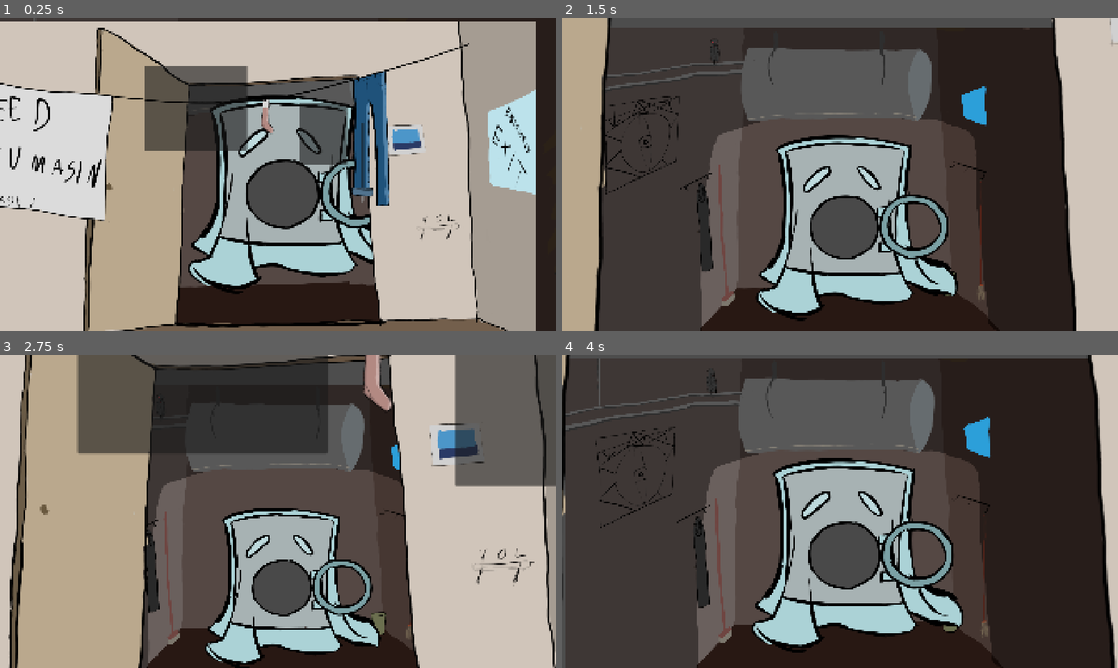
Above: before the commit, frames 1-4 (two rows, left to right).
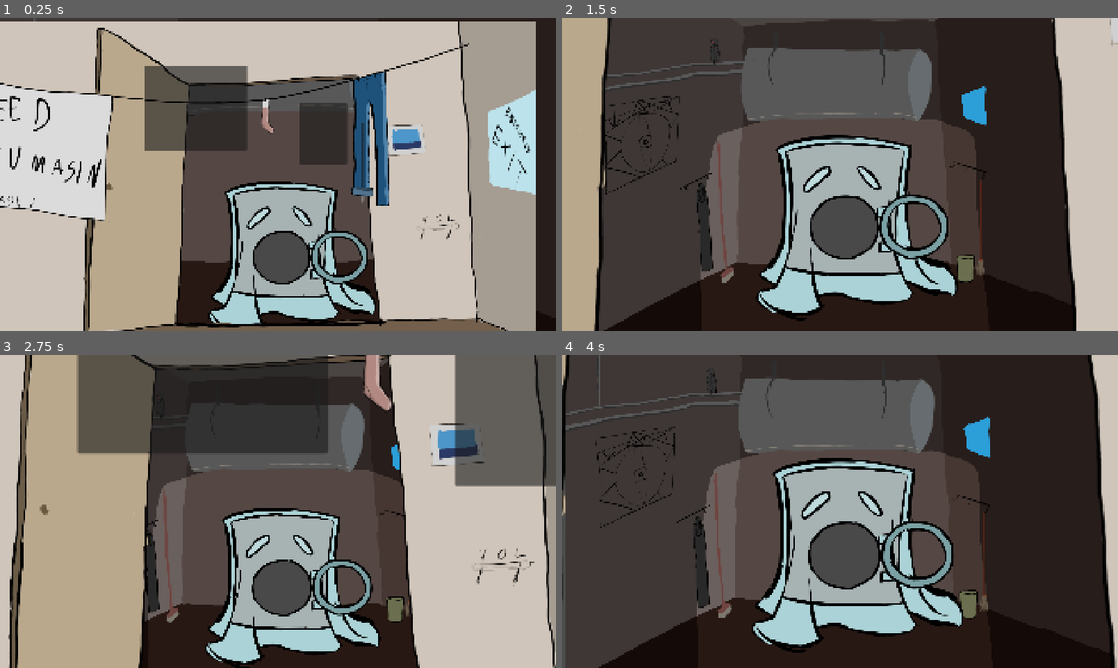
Above: after the commit, the same moments.

Repository: Kuulimagnaat/mangujamm2026
Game: Godot game, scene res://main.tscn
The game is run twice, just before and just after one commit, with the same random seed, the same clock (stepped at 60 frames per second) and the same inputs.
Inputs (mouse positions are in pixels of both pictures, inside the frame that each line leads up to):
- Up to frame 1 (0.25 s): no input
- Up to frame 2 (1.5 s): click (756, 108) at 0.5 s; move the mouse to (840, 221) at 1.27 s; press the mouse at (840, 221) at 1.28 s
- Up to frame 3 (2.75 s): move the mouse to (166, 527) at 2.02 s; release the mouse at (166, 527) at 2.03 s; click (166, 527) at 2.1 s
- Up to frame 4 (4 s): click (1073, 411) at 2.75 s; move the mouse to (895, 442) at 3.52 s; press the mouse at (895, 442) at 3.53 s

The runs differ from the first frame. In frame 1, 17% of the frame differs, in the area x 32-68%, y 24-98%; in frame 2, 4.9%; in frame 3, 2.5%; in frame 4, 4.3%.

Commit message:
PEsumasin jälle laps

Diff:
--- a/proj/Main.gd
+++ b/proj/Main.gd
@@ -34,15 +34,8 @@
 	mental = $"Mental meter"
 	mental.value = Global.mental
 	eseme_asukohad.shuffle()
-	pesumasinastseen = preload("res://pesumasin.tscn")
-	pesumasin = pesumasinastseen.instantiate()
-	add_child(pesumasin)
 	mõõt.visible = false
 	mental.visible = false
-	#pesumasinastseen = preload("res://pesumasin.tscn")
-	#pesumasin = pesumasinastseen.instantiate()
-	#pesumasin.position = Vector2(500,0)
-	#add_child(pesumasin)
 # Called every frame. 'delta' is the elapsed time since the previous frame.
 
 # 1 tähendab menüüs olemist.
--- a/proj/main.tscn
+++ b/proj/main.tscn
@@ -9,6 +9,7 @@
 [ext_resource type="Texture2D" uid="uid://nunfx0xgwbhf" path="res://Joonistused/Püks.png" id="5_kek77"]
 [ext_resource type="Texture2D" uid="uid://dobdahkoxf81o" path="res://Joonistused/Valikud.png" id="6_4c57u"]
 [ext_resource type="Script" uid="uid://cwlaesoua1f5f" path="res://sein.gd" id="8_kek77"]
+[ext_resource type="PackedScene" uid="uid://eqgn3tvg73hk" path="res://pesumasin.tscn" id="10_4c57u"]
 
 [sub_resource type="Animation" id="Animation_efxa6"]
 resource_name = "MenüüstMängu"
@@ -307,3 +308,7 @@
 rotation = -1.5707964
 value = 50.0
 show_percentage = false
+
+[node name="Pesumasin" parent="." unique_id=1650951301 instance=ExtResource("10_4c57u")]
+position = Vector2(0, 234.885)
+scale = Vector2(0.776, 0.776)
Binary file changed: proj/Joonistused/taust.png
